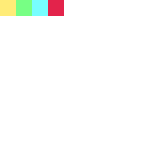
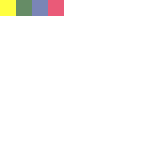
Two versions of the same layered image (160x160). Layer-by-layer changes:
"Calque 4": opacity 100% → 75%, moved it above "Calque 2", painted on it over [0, 0, 64, 16]
hid "Calque 2" over [0, 0, 16, 16]
hid "Calque 3" over [32, 0, 48, 16]
hid "Calque 1", moved it below "Calque 3" over [16, 0, 32, 16]
